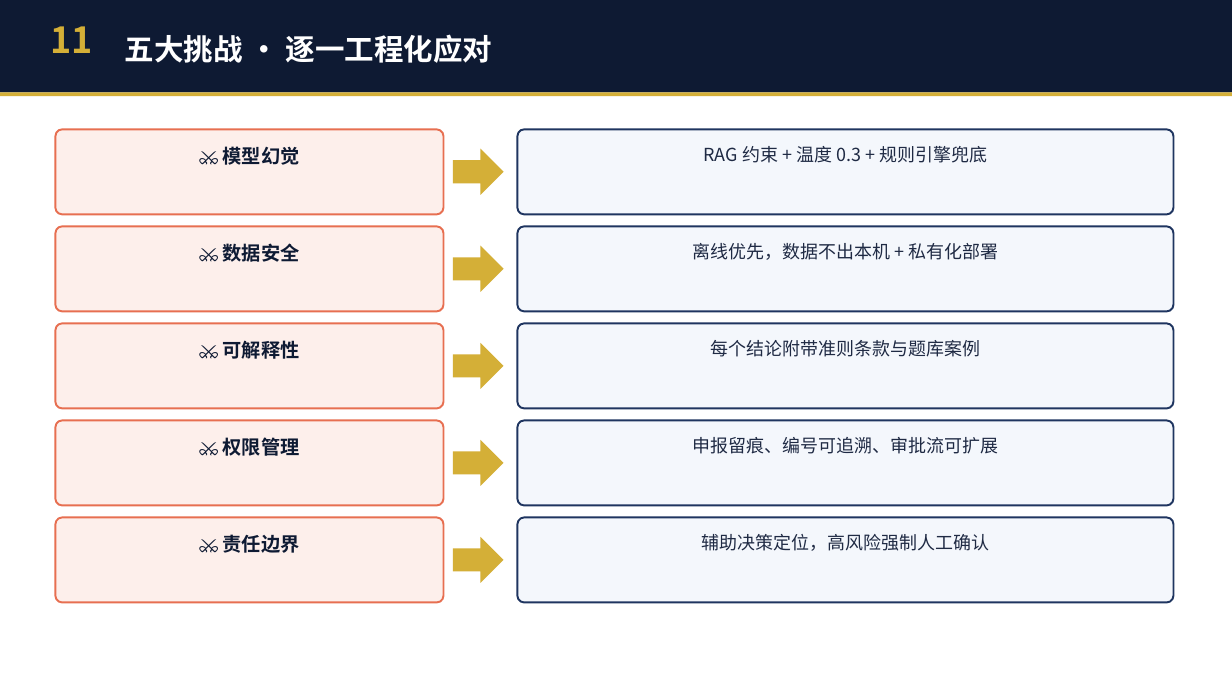
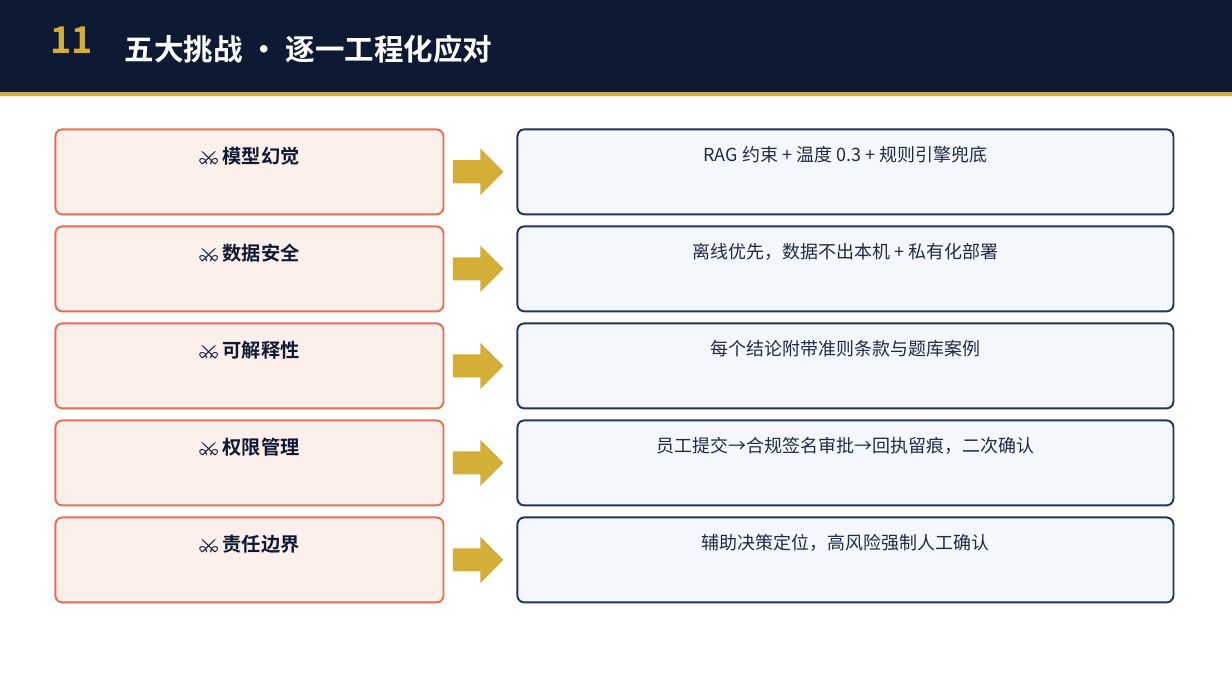
Before and after one commit to JackMA-SYSU/cfa-compliance-assistant, a slide deck: slide 12 of 商策PPT_暑假不回家队.pptx. Drawn at 1232x693 pixels with LibreOffice and Linux fonts; fonts in the diff are those of the drawing. Boxes give left, top, right and bottom in pixels: in the first picture for what was removed or moved away, otherwise in the second. Text is boxed around its words. In the diff, an @@ line names an element or a change of style, - is before the commit and + after.

```diff
--- a/商策PPT_暑假不回家队.pptx
+++ b/商策PPT_暑假不回家队.pptx
@@ text in rounded rectangle at <box>656,437,1034,454</box>: text changed @@
-申报留痕、编号可追溯、审批流可扩展
+员工提交→合规签名审批→回执留痕，二次确认
```
Also in this commit, not shown: 4 other slides changed, 6 other files.
